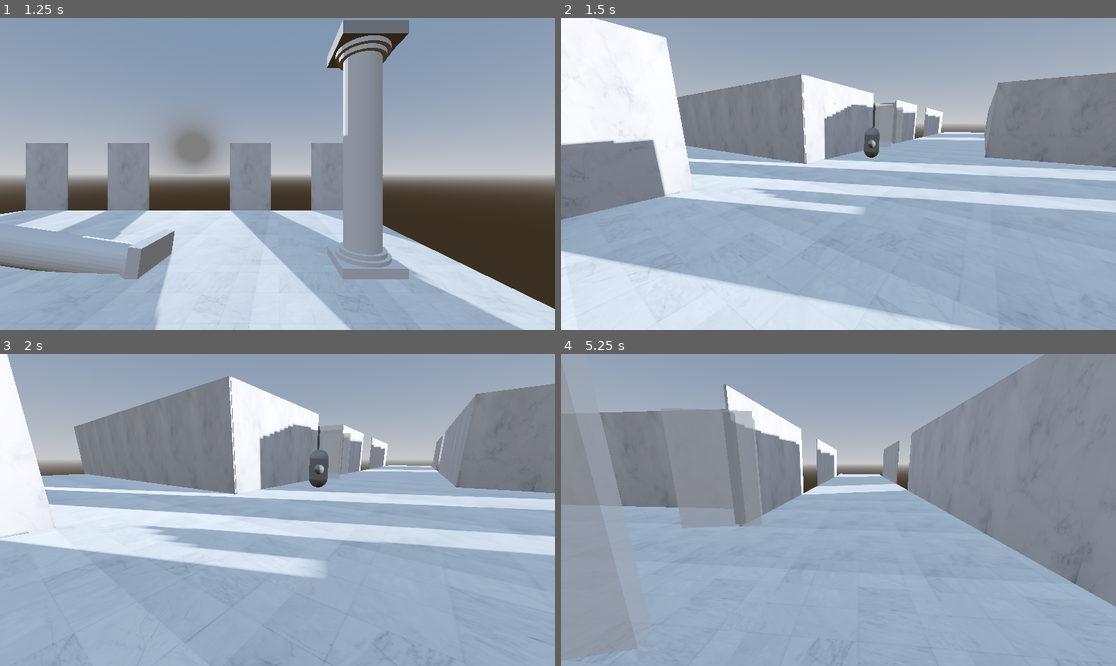
Above: before the commit, frames 1-4 (two rows, left to right).
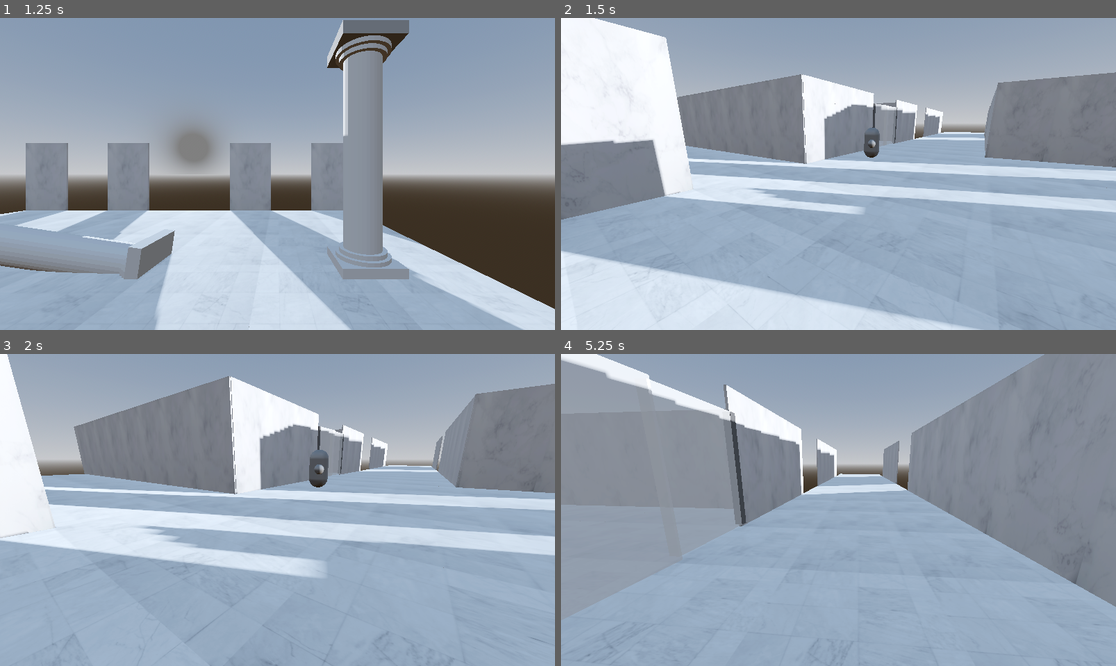
Above: after the commit, the same moments.

Repository: ScanlineStudios/CrystalPacificLakeHeights
Game: Godot game, scene res://scenes/levels/TestLevel.tscn
Same seed, same stepped clock (60 frames per second), same inputs: the game is played once before the commit and once after it.
Inputs (mouse positions are in pixels of both pictures, inside the frame that each line leads up to):
- Up to frame 1 (1.25 s): tap Enter (ui_accept) at 0.5, 0.77 s; move the mouse to (399, 158) at 0.52 s; hold D (right) from 0.53 s (still down); click (399, 158) at 0.6 s
- Up to frame 2 (1.5 s): move the mouse to (810, 174) at 1.27 s; release D (right) at 1.28 s; hold W (forward) from 1.28 s (still down); click (810, 174) at 1.35 s
- Up to frame 3 (2 s): keep holding W (forward); tap Enter (ui_accept) at 1.52 s
- Up to frame 4 (5.25 s): keep holding W (forward); move the mouse to (849, 503) at 2.02 s; click (849, 503) at 2.1 s; move the mouse to (832, 516) at 2.77 s; click (832, 516) at 2.85 s; tap Enter (ui_accept) at 3.02, 3.77, 4.52 s; move the mouse to (877, 513) at 3.52 s; click (877, 513) at 3.6 s; move the mouse to (794, 506) at 4.27 s; click (794, 506) at 4.35 s; move the mouse to (844, 510) at 5.02 s; click (844, 510) at 5.1 s

Frame 1 is identical in both runs. In frame 2, less than 0.1% of the frame differs, in the area x 56-62%, y 27-42%; in frame 3, 0.1%; in frame 4, 3.9%, in the area x 0-37%, y 0-97%.

Commit message:
Scaled doors working

Diff:
--- a/scripts/Door.gd
+++ b/scripts/Door.gd
@@ -3,14 +3,21 @@
 @onready var hinge: HingeJoint3D = $HingeJoint3D
 @onready var door: PhysicsBody3D = $PhysicsDoor
 
+
 var door_force: float = 0.8
 
 func _ready() -> void:
 	if scale != Vector3.ONE:
+
+		var mesh_size: Vector3 = $PhysicsDoor/MeshInstance3D.mesh.get_size()
+
 		$PhysicsDoor/CollisionShape3D.scale = scale
+		$PhysicsDoor/CollisionShape3D. transform.origin.x += ((scale.x - 1) * mesh_size.x) / 2
 
 		$PhysicsDoor/MeshInstance3D.scale = scale
+		$PhysicsDoor/MeshInstance3D.transform.origin.x += ((scale.x - 1) * mesh_size.x) / 2
 
+		door.transform.origin.x +=  ((scale.x - 1) * mesh_size.x) / 2
 
 
 func _physics_process(_delta: float) -> void:
